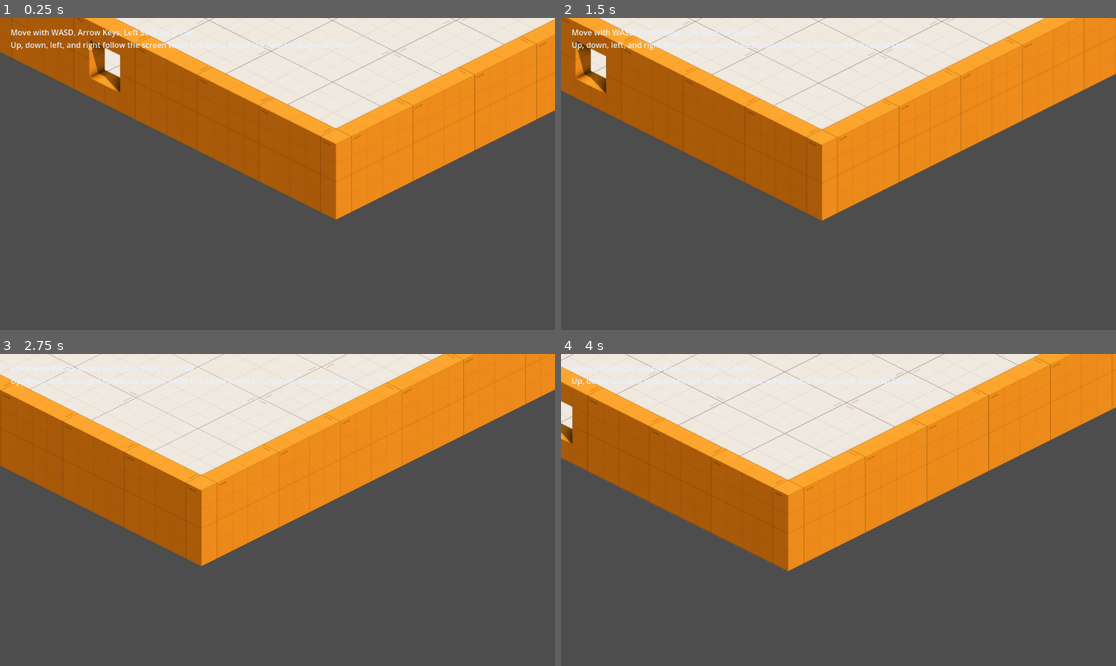
Above: before the commit, frames 1-4 (two rows, left to right).
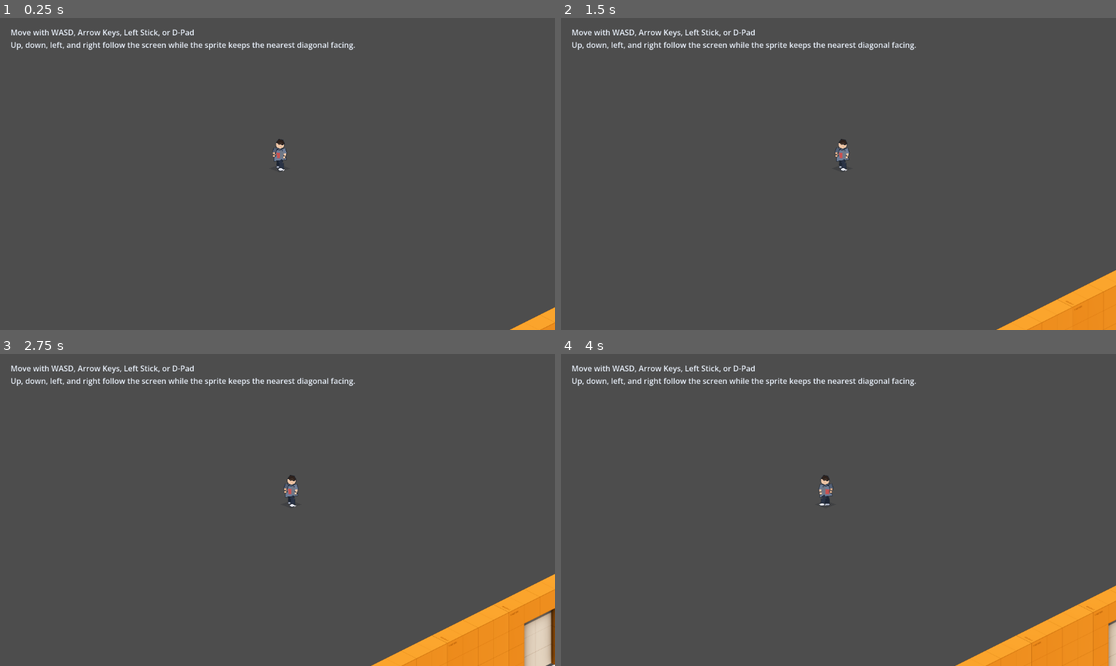
Above: after the commit, the same moments.

Repository: nagolyhprum/deaths-design
Game: Godot game, scene res://scenes/main.tscn
The game is run twice, just before and just after one commit, with the same random seed, the same clock (stepped at 60 frames per second) and the same inputs.
Inputs (mouse positions are in pixels of both pictures, inside the frame that each line leads up to):
- Up to frame 1 (0.25 s): no input
- Up to frame 2 (1.5 s): tap Enter at 0.5 s; move the mouse to (960, 158) at 0.52 s; hold D (move_right) 0.53-1.25 s; hold Shift 0.53-1.25 s; click (960, 158) at 0.67 s; drag from (727, 189) to (810, 236) at 1.27 s
- Up to frame 3 (2.75 s): move the mouse to (333, 441) at 2.02 s; hold D (move_right) from 2.03 s (still down); tap Ctrl at 2.1 s
- Up to frame 4 (4 s): release D (move_right) at 2.75 s; drag from (810, 572) to (672, 463) at 2.77 s; move the mouse to (1005, 556) at 3.52 s; hold A (move_left) from 3.53 s (still down); tap Alt at 3.6 s

The runs differ from the first frame. In frame 1, 42% of the frame differs, in the area x 0-100%, y 0-100%; in frame 2, 45%; in frame 3, 49%; in frame 4, 50%.

Commit message:
world generation with random buildings

Diff:
--- a/scenes/main.tscn
+++ b/scenes/main.tscn
@@ -8,16 +8,26 @@
 [node name="Main" type="Node2D" unique_id=1454161516]
 script = ExtResource("1_level_script")
 
-[node name="WorldGen" type="Node2D" parent="." unique_id=601110256]
+[node name="WorldGen" type="Node2D" parent="." unique_id=601110256 node_paths=PackedStringArray("player", "start_building_scene", "goal_building_scene")]
 script = ExtResource("2_jyhfs")
-world_seed = 1374247286
+world_seed = 982611174
+world_size = Vector2i(32, 32)
+player = NodePath("Player")
+start_building_scene = NodePath("StartBuilding")
+goal_building_scene = NodePath("GoalBuilding")
 
 [node name="Player" parent="WorldGen" unique_id=111774833 instance=ExtResource("2_player_scene")]
 z_index = 1
 y_sort_enabled = true
 position = Vector2(0, 462)
 
-[node name="BuildingGen2" parent="WorldGen" unique_id=1252004849 instance=ExtResource("3_jyhfs")]
+[node name="StartBuilding" parent="WorldGen" unique_id=1252004849 instance=ExtResource("3_jyhfs")]
+position = Vector2(10, -15)
+building_seed = 1971769356
+
+[node name="GoalBuilding" parent="WorldGen" unique_id=92740608 instance=ExtResource("3_jyhfs")]
+position = Vector2(-9, -11)
+building_seed = 1971769356
 
 [node name="CanvasLayer" type="CanvasLayer" parent="." unique_id=45347402]
 
--- a/scripts/building_gen.gd
+++ b/scripts/building_gen.gd
@@ -26,6 +26,7 @@
 # generation to enable the runtime trigger→warning→consequence→reset flow.
 
 @export var building_seed: int = 0
+@export_group("Generation Params")
 @export var room_size:     Vector2i = Vector2i(8, 8)
 @export var room_cols:     int = 1
 @export var room_rows:     int = 1
@@ -37,6 +38,7 @@
 # When true this building is the player's goal (the Store the player must reach).
 @export var is_goal:       bool = false
 
+@export_group("TileMapLayers")
 @export var floor_layer: TileMapLayer
 # Walls, windows, and doors all share this layer so they Y-sort together.
 @export var wall_layer:  TileMapLayer
--- a/scripts/player_controller.gd
+++ b/scripts/player_controller.gd
@@ -1,3 +1,4 @@
+class_name Player
 extends CharacterBody2D
 
 const WALK_FRAMES := [0, 1, 2, 1]
--- a/scripts/world_gen.gd
+++ b/scripts/world_gen.gd
@@ -22,19 +22,37 @@
 
 const OUTDOOR_FLOOR_SOURCE_ID := 0   # fallback; update when outdoor_tiles is authored
 const OUTDOOR_FLOOR_ATLAS     := Vector2i(0, 0)
+const TILE_SIZE = Vector2i(256, 128)
 
 @export var world_seed: int = 0
+
+# Both expected to be building_gen.tscn (or a variant).
+@export_group("Generation Params")
+@export var world_size:     Vector2i = Vector2i(8, 8)
+@export_group("Player & Goal")
+@export var player:               Player
+@export var start_building_scene: BuildingGen
+@export var goal_building_scene:  BuildingGen
+
 
 @export_tool_button("Generate")       var _generate_btn  := generate
 @export_tool_button("Randomize Seed") var _randomize_btn := randomize_world_seed
 
 # Emitted when the goal (Store) building is identified during generation.
+@warning_ignore("unused_signal")
 signal goal_building_changed(building: BuildingGen)
 
 # The building the player must reach (assigned during generate()).
 var goal_building: BuildingGen = null
 # The building where the player starts (first BuildingGen child).
 var spawn_building: BuildingGen = null
+# Extras spawned by _place_extras; freed on the next generate().
+var _extra_buildings: Array[BuildingGen] = []
+# Footprints (in world-tile coords) of every placed building this generation,
+# used to reject overlapping placements.
+var _occupied_rects: Array[Rect2i] = []
+
+const INVALID_POS := Vector2i(-32768, -32768)
 
 
 func _ready() -> void:
@@ -52,44 +70,128 @@
 
 
 func generate() -> void:
+	if start_building_scene == null:
+		push_warning("WorldGen: start_building_scene is not assigned")
+		return
+	if goal_building_scene == null:
+		push_warning("WorldGen: goal_building_scene is not assigned")
+		return
+
+	_clear_extras()
+	_occupied_rects.clear()
+
 	var streams := RngStreams.new(world_seed)
-	var arch_rng := streams.stream("archetypes")
-
-	# Collect all BuildingGen nodes anywhere in the scene.
-	var buildings: Array[BuildingGen] = []
-	for node in find_children("*", "BuildingGen", true, false):
-		buildings.append(node as BuildingGen)
-
-	# Assign archetypes and seeds. First building = spawn, last = goal (STORE).
-	for i in buildings.size():
-		var building: BuildingGen = buildings[i]
-		building.building_seed = streams.derive_seed("building", i)
-
-		if buildings.size() == 1:
-			# Single-building mode: it is both spawn and destination.
-			building.archetype = BuildingArchetype.ArchetypeID.HOUSE
-			building.is_goal   = false
-		elif i == buildings.size() - 1:
-			# Last building is always the STORE goal.
-			building.archetype = BuildingArchetype.ArchetypeID.STORE
-			building.is_goal   = true
-		else:
-			building.archetype = _pick_archetype(arch_rng, i)
-			building.is_goal   = false
-
-		building.generate()
-
-	# Track spawn and goal references.
-	spawn_building = buildings[0] if not buildings.is_empty() else null
-	goal_building  = null
-	for b in buildings:
-		if b.is_goal:
-			goal_building = b
-			break
-	if goal_building != null:
-		goal_building_changed.emit(goal_building)
-
-	_generate_outdoor(streams, buildings)
+
+	# Step 1: place the start.
+	_place_building(start_building_scene, streams.stream("start"), 6, 10)
+	# Step 2: place the goal, keeping it at least half the shorter world
+	#         dimension away from the start and not overlapping its footprint.
+	@warning_ignore("integer_division")
+	var min_endpoint_dist := mini(world_size.x, world_size.y) / 2
+	_place_building(
+		goal_building_scene, streams.stream("goal"), 6, 10,
+		_grid_pos(start_building_scene), min_endpoint_dist
+	)
+	# Step 3: fill the world with a handful of extra random buildings.
+	_place_extras(streams.stream("extras"))
+
+
+# Picks a room size, finds a non-overlapping world position, applies everything
+# to the building, and calls generate(). Returns true on success.
+func _place_building(
+	b:          BuildingGen,
+	rng:        RandomNumberGenerator,
+	min_dim:    int,
+	max_dim:    int,
+	avoid:      Vector2i = INVALID_POS,
+	avoid_dist: int      = 0
+) -> bool:
+	var size := Vector2i(rng.randi_range(min_dim, max_dim), rng.randi_range(min_dim, max_dim))
+	var pos := _find_free_position(rng, size, avoid, avoid_dist)
+	if pos == INVALID_POS:
+		push_warning("WorldGen: no free position for building with size %s" % size)
+		return false
+
+	b.room_size = size
+	b.building_seed = rng.randi()
+	b.global_position = Vector2(pos * TILE_SIZE)
+	_occupied_rects.append(_footprint(pos, size))
+	b.generate()
+	return true
+
+
+func _find_free_position(
+	rng:        RandomNumberGenerator,
+	size:       Vector2i,
+	avoid:      Vector2i,
+	avoid_dist: int,
+	max_attempts: int = 64
+) -> Vector2i:
+	@warning_ignore("integer_division")
+	var half := world_size / 2
+	for attempt in max_attempts:
+		var pos := _random_world_pos(rng, half)
+		if avoid_dist > 0 and pos.distance_to(avoid) < avoid_dist:
+			continue
+		if _overlaps_any(_footprint(pos, size)):
+			continue
+		return pos
+	return INVALID_POS
+
+
+# Footprint of a building centered at `pos` with the given interior room size.
+# Includes the 1-tile wall border BuildingGen draws around the room.
+func _footprint(pos: Vector2i, size: Vector2i) -> Rect2i:
+	@warning_ignore("integer_division")
+	return Rect2i(pos - size / 2 - Vector2i.ONE, size + Vector2i(2, 2))
+
+
+func _overlaps_any(rect: Rect2i) -> bool:
+	for r in _occupied_rects:
+		if rect.intersects(r):
+			return true
+	return false
+
+
+func _grid_pos(b: BuildingGen) -> Vector2i:
+	return Vector2i(
+		roundi(b.global_position.x / TILE_SIZE.x),
+		roundi(b.global_position.y / TILE_SIZE.y),
+	)
+
+
+func _place_extras(rng: RandomNumberGenerator) -> void:
+	var scene_path: String = start_building_scene.scene_file_path
+	if scene_path.is_empty():
+		push_warning("WorldGen: start_building_scene has no scene_file_path; cannot spawn extras")
+		return
+	var scene := load(scene_path) as PackedScene
+	if scene == null:
+		return
+
+	var count := rng.randi_range(3, 6)
+	for i in count:
+		var extra: BuildingGen = scene.instantiate() as BuildingGen
+		add_child(extra)
+		_extra_buildings.append(extra)
+		# Extras can be as small as 2x2; floor set by user request.
+		if not _place_building(extra, rng, 2, 8):
+			extra.queue_free()
+			_extra_buildings.pop_back()
+
+
+func _clear_extras() -> void:
+	for b in _extra_buildings:
+		if is_instance_valid(b):
+			b.queue_free()
+	_extra_buildings.clear()
+
+
+func _random_world_pos(rng: RandomNumberGenerator, half: Vector2i) -> Vector2i:
+	return Vector2i(
+		rng.randi_range(-half.x, half.x - 1),
+		rng.randi_range(-half.y, half.y - 1),
+	)
 
 
 # ── Archetype selection ───────────────────────────────────────────────────────
